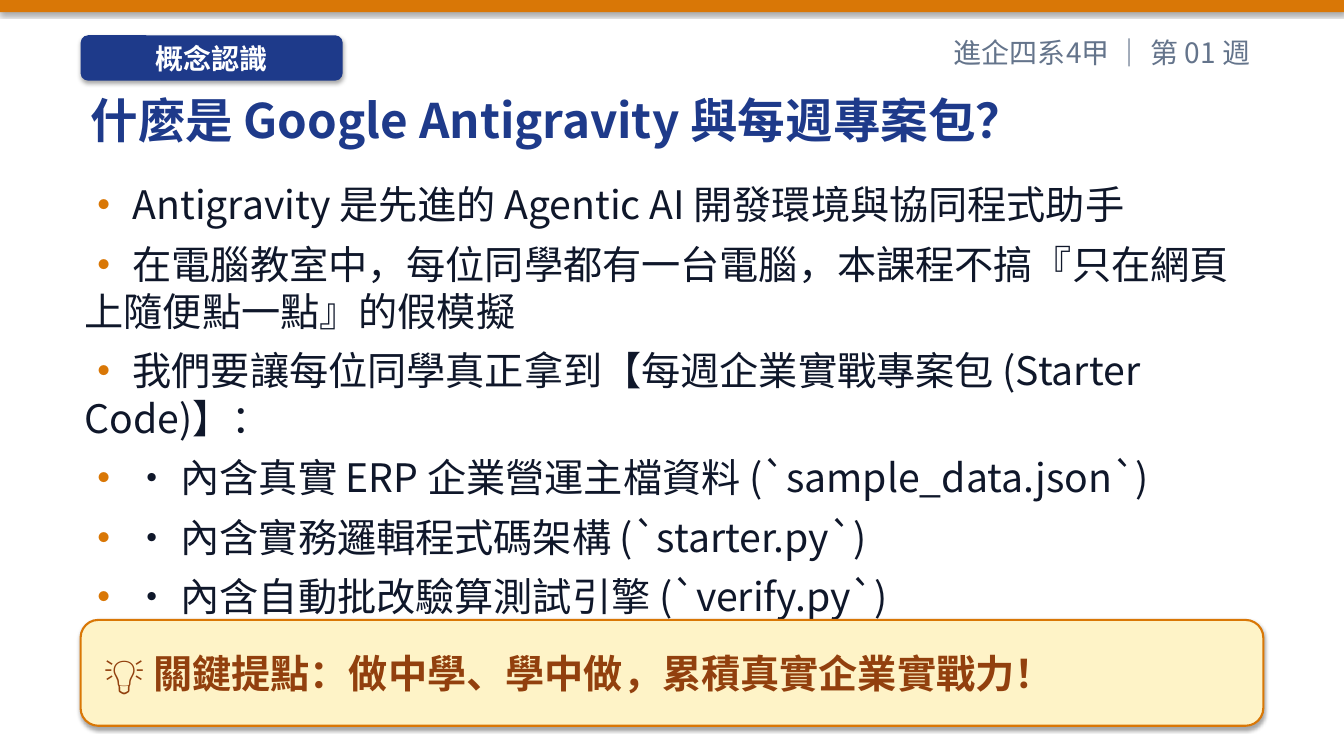
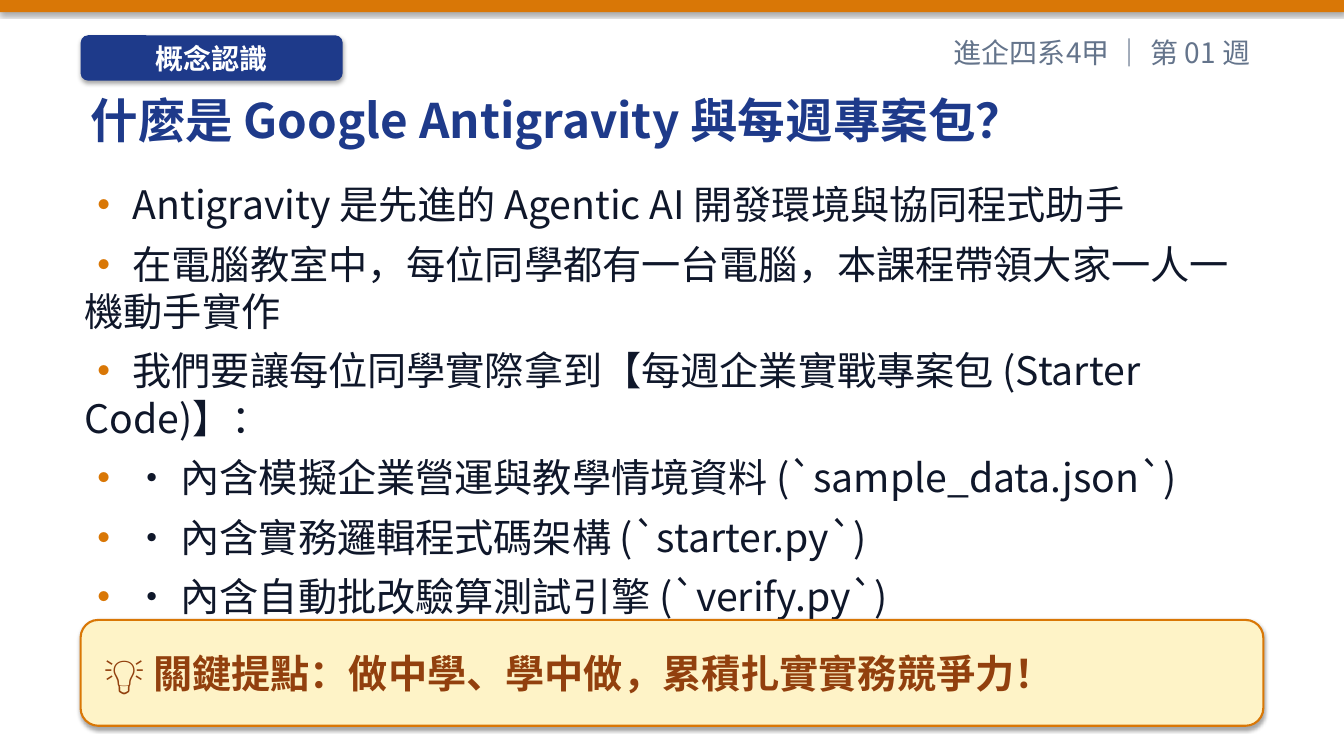
Before and after one commit to h12s12bs/vnu-enterprise-resource-planning, a slide deck: slide 38 of 01_每週教學簡報_PPT/ERP_第01週_課程導論、ERP_概念演進與數位轉型.pptx. Drawn at 1344x756 pixels with LibreOffice and Linux fonts; fonts in the diff are those of the drawing. Boxes give left, top, right and bottom in pixels: in the first picture for what was removed or moved away, otherwise in the second. Text is boxed around its words. In the diff, an @@ line names an element or a change of style, - is before the commit and + after.

Commit message:
chore: refine wording from real corporate data to simulated teaching scenario data

```diff
--- a/01_每週教學簡報_PPT/ERP_第01週_課程導論、ERP_概念演進與數位轉型.pptx
+++ b/01_每週教學簡報_PPT/ERP_第01週_課程導論、ERP_概念演進與數位轉型.pptx
@@ text at (x1=85, y1=245, x2=1229, y2=502): text changed @@
-• 在電腦教室中，每位同學都有一台電腦，本課程不搞『只在網頁上隨便點一點』的假模擬
-• 我們要讓每位同學真正拿到【每週企業實戰專案包 (Starter Code)】：
-• • 內含真實 ERP 企業營運主檔資料 (`sample_data.json`)
+• 在電腦教室中，每位同學都有一台電腦，本課程帶領大家一人一機動手實作
+• 我們要讓每位同學實際拿到【每週企業實戰專案包 (Starter Code)】：
+• • 內含模擬企業營運與教學情境資料 (`sample_data.json`)
@@ text in rounded rectangle at (x1=153, y1=654, x2=1053, y2=693): text changed @@
-💡 關鍵提點：做中學、學中做，累積真實企業實戰力！
+💡 關鍵提點：做中學、學中做，累積扎實實務競爭力！
```
Also in this commit, not shown: 42 other files.
